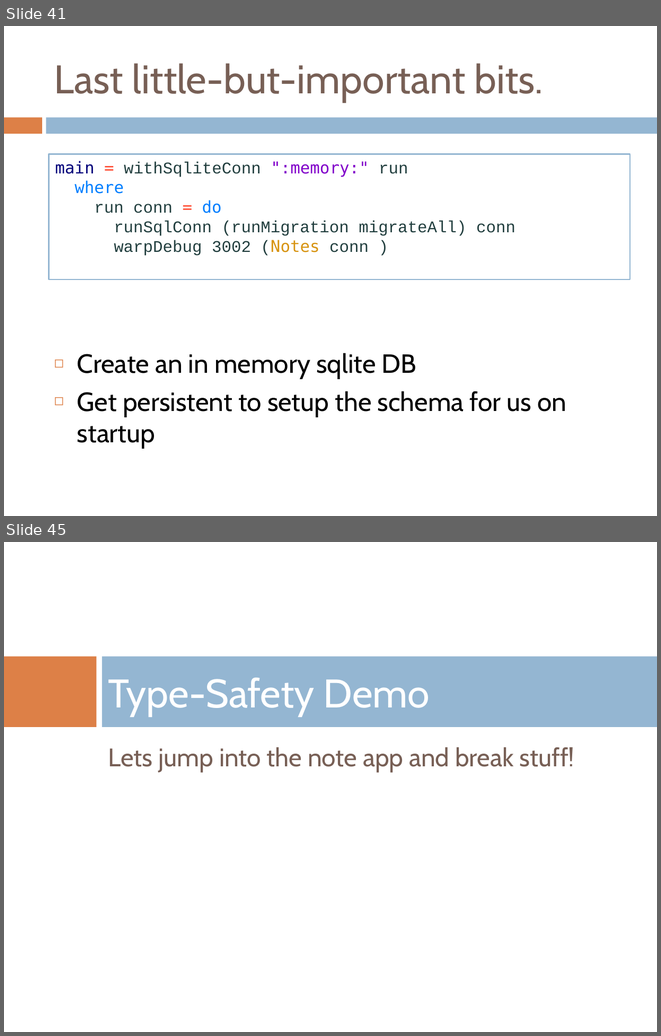
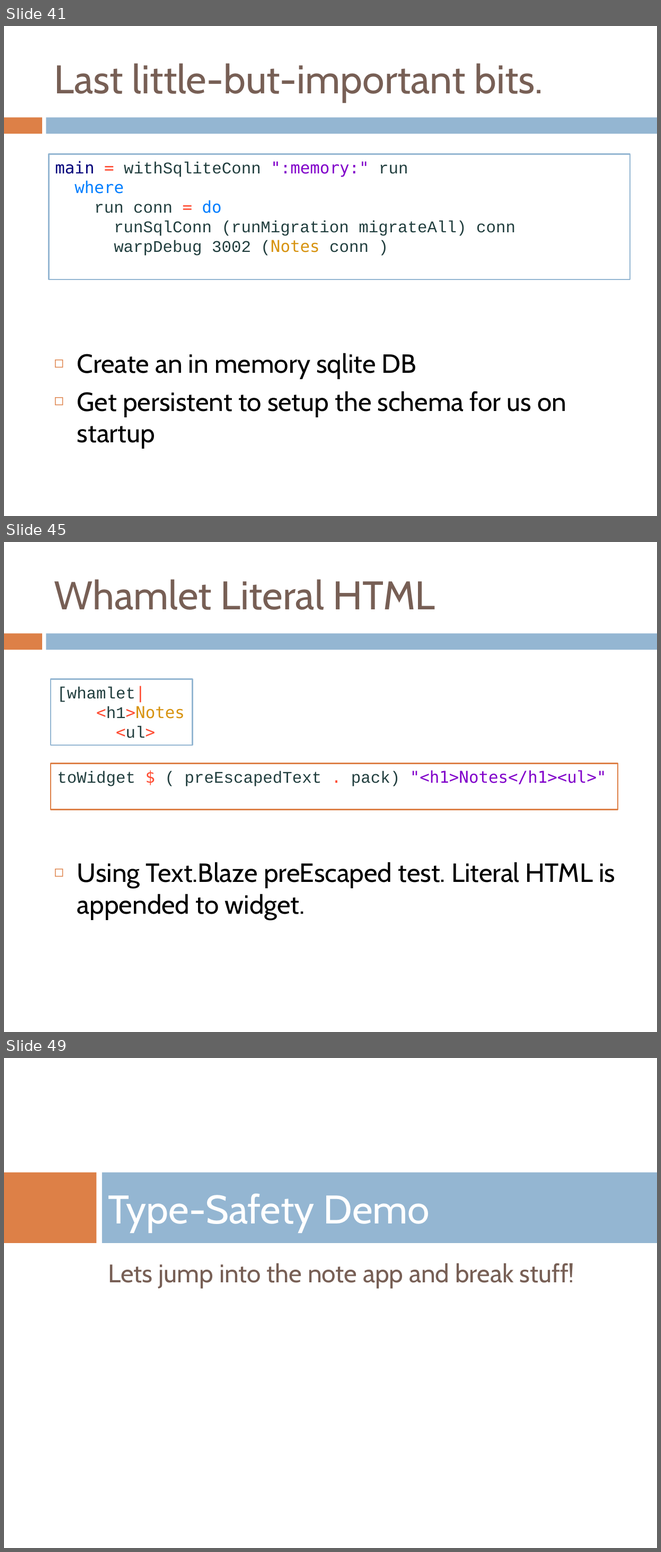
Before and after one commit to benkolera/talk-yesod, a slide deck: TypeSafeWebDevWithYesodAndHaskell.pptx. Shown one above the other, each under a label of ours: slides 41 and 45 before the commit, slides 41, 45 and 49 after it; the slides between them are not shown. The pictures are 661x1036 and 661x1552 pixels, drawn with LibreOffice and Linux fonts; fonts in the diff are those of the drawing; background and template pictures are left out. Boxes give left, top, right and bottom in pixels: in the first picture for what was removed or moved away, otherwise in the second. Text is boxed around its words. In the diff, an @@ line names an element or a change of style, - is before the commit and + after.

```diff
--- a/TypeSafeWebDevWithYesodAndHaskell.pptx
+++ b/TypeSafeWebDevWithYesodAndHaskell.pptx
@@ slide 45 added at <box>4,542,657,1032</box>, background #FFFFFF; not listed: 2 template elements that a slide beside it also shows @@
@@ title added at <box>54,579,435,610</box>, 44 pt, text #775F55 @@
+Whamlet Literal HTML
@@ rectangle added at <box>51,679,193,745</box>, fill #FFFFFF, outline #94B6D2 1.5 pt, 18 pt, text #213E3E @@
+[whamlet|
+<h1>Notes
+<ul>
@@ rectangle added at <box>51,764,618,810</box>, fill #FFFFFF, outline #DD8047 1.5 pt, 18 pt, text #213E3E @@
+toWidget $ ( preEscapedText . pack) "<h1>Notes</h1><ul>"
@@ text added at <box>77,862,615,919</box>, 29 pt, text #000000 @@
+◻ Using Text.Blaze preEscaped test. Literal HTML is appended to widget.
@@ what was slide 45 is now slide 49 @@
```
Also in this commit, not shown: 3 slides changed, 4 other slides added, 1 slide removed, 8 other files.
